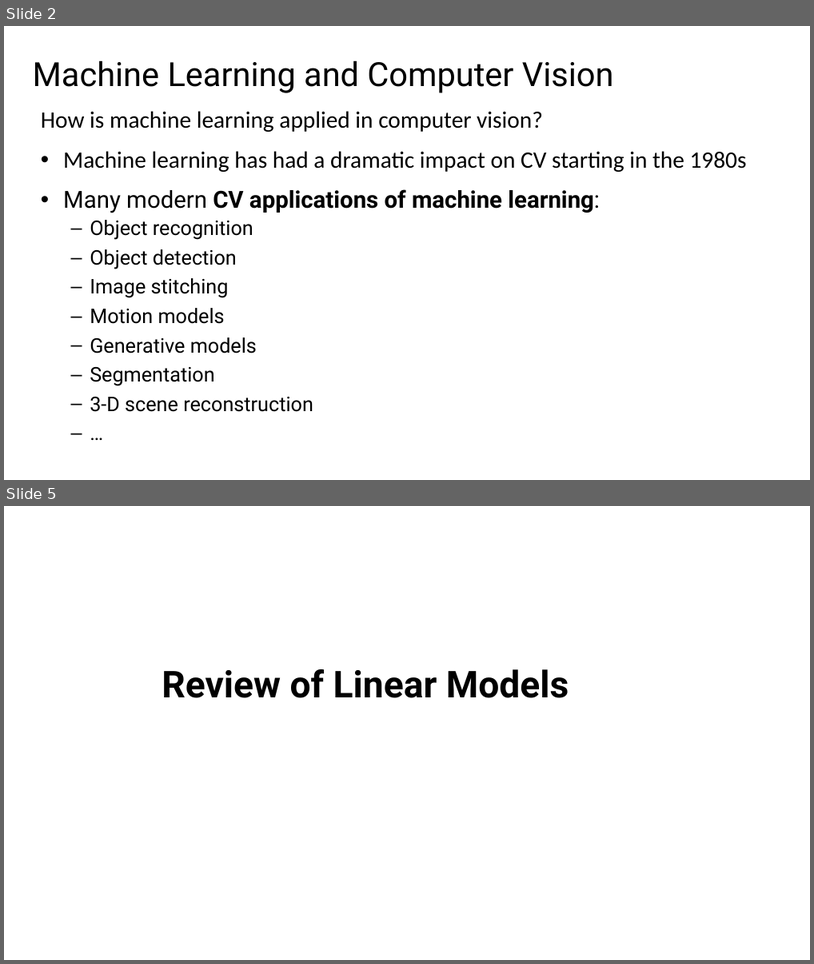
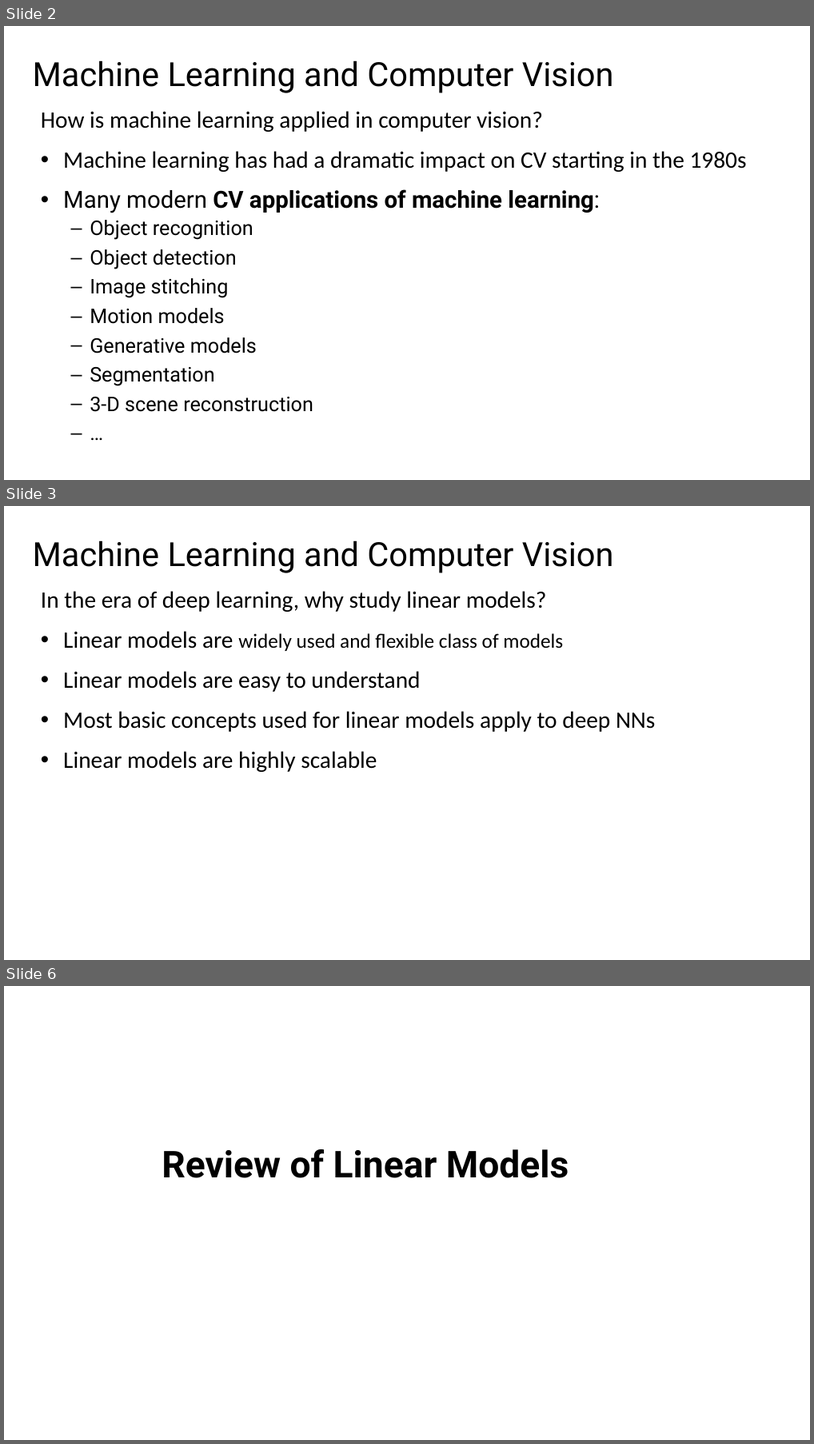
Before and after one commit to StephenElston/CSCI-E25, a slide deck: Slides/4_MachineLearningForCV.pptx. Shown one above the other, each under a label of ours: slides 2 and 5 before the commit, slides 2, 3 and 6 after it; the slides between them are not shown. The pictures are 814x964 and 814x1444 pixels, drawn with LibreOffice and Linux fonts; fonts in the diff are those of the drawing. Boxes give left, top, right and bottom in pixels: in the first picture for what was removed or moved away, otherwise in the second. Text is boxed around its words. In the diff, an @@ line names an element or a change of style, - is before the commit and + after.

```diff
--- a/Slides/4_MachineLearningForCV.pptx
+++ b/Slides/4_MachineLearningForCV.pptx
@@ slide 3 added at (4,506,810,960), background #FFFFFF @@
@@ title added at (33,540,614,573), 39.6 pt, text #000000 @@
+Machine Learning and Computer Vision
@@ text added at (41,591,655,772), 28 pt, text #000000 @@
+In the era of deep learning, why study linear models?
+• Linear models are widely used and flexible class of models
+• Linear models are easy to understand
+• Most basic concepts used for linear models apply to deep NNs
+• Linear models are highly scalable
@@ what was slide 5 is now slide 6 @@
```
Also in this commit, not shown: 3 slides changed.
